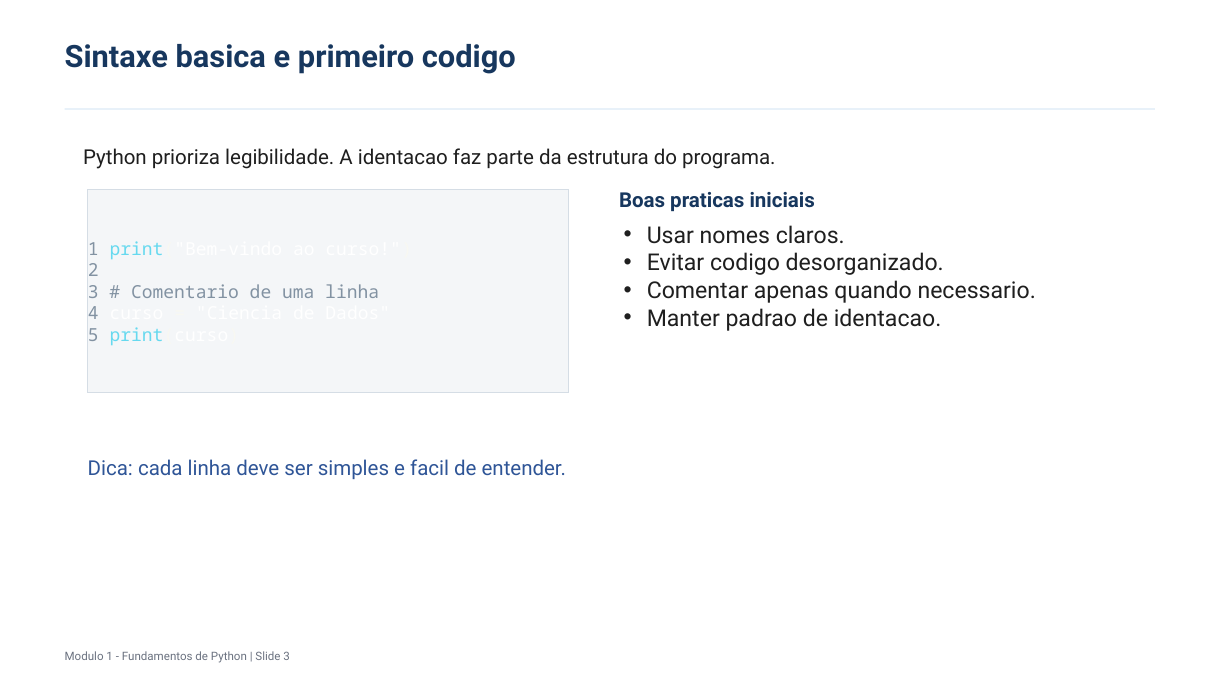
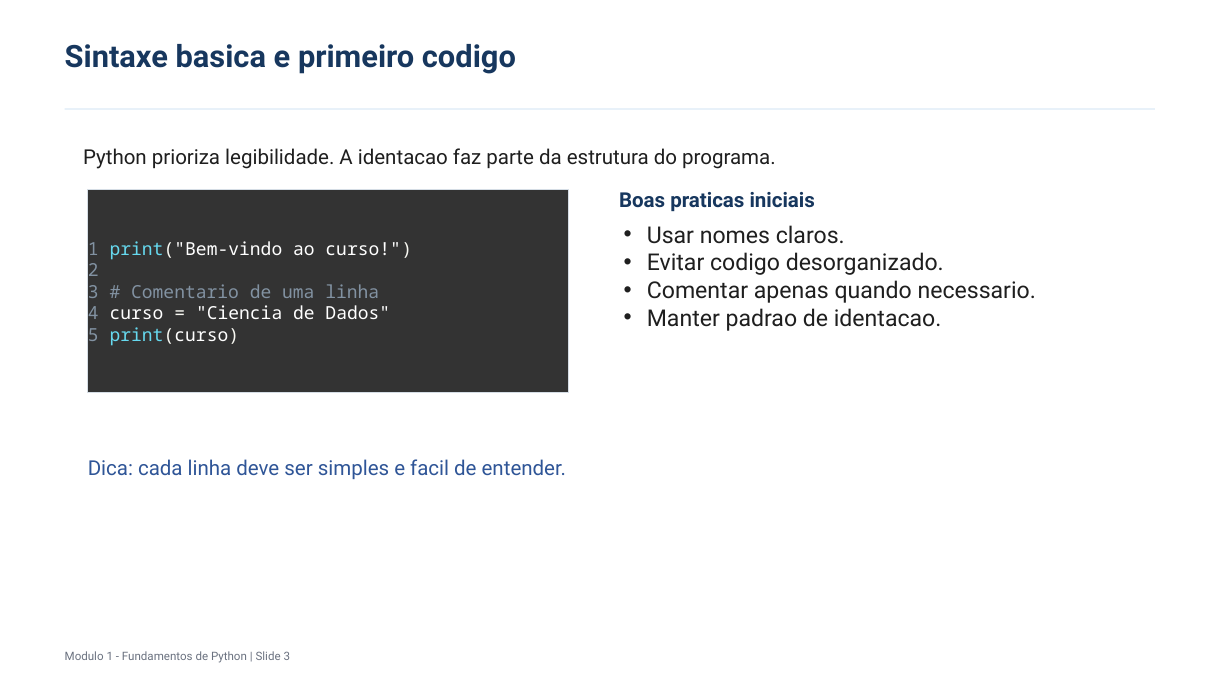
Before and after one commit to leduardopacheco/cursoPythonCDD, a slide deck: slide 3 of slides/modulo-1/fundamentos_python_modulo_1.pptx. Drawn at 1232x693 pixels with LibreOffice and Linux fonts; fonts in the diff are those of the drawing. Boxes give left, top, right and bottom in pixels: in the first picture for what was removed or moved away, otherwise in the second. Text is boxed around its words. In the diff, an @@ line names an element or a change of style, - is before the commit and + after.

```diff
--- a/slides/modulo-1/fundamentos_python_modulo_1.pptx
+++ b/slides/modulo-1/fundamentos_python_modulo_1.pptx
@@ rectangle "1 print("Bem-vindo ao curso!")" at [88, 189, 568, 393]: fill #F4F6F8 to #333333; outline #D5DDE5 0.75 pt to #D5DDE5 0 pt @@
@@ text in rectangle at [88, 241, 412, 346]: text changed @@
-1 print("Bem-vindo ao curso!")
-2
-3 # Comentario de uma linha
-4 curso = "Ciencia de Dados"
-5 print(curso)
+1 print("Bem-vindo ao curso!")
+2
+3 # Comentario de uma linha
+4 curso = "Ciencia de Dados"
+5 print(curso)
```
Also in this commit, not shown: 6 other slides changed.
